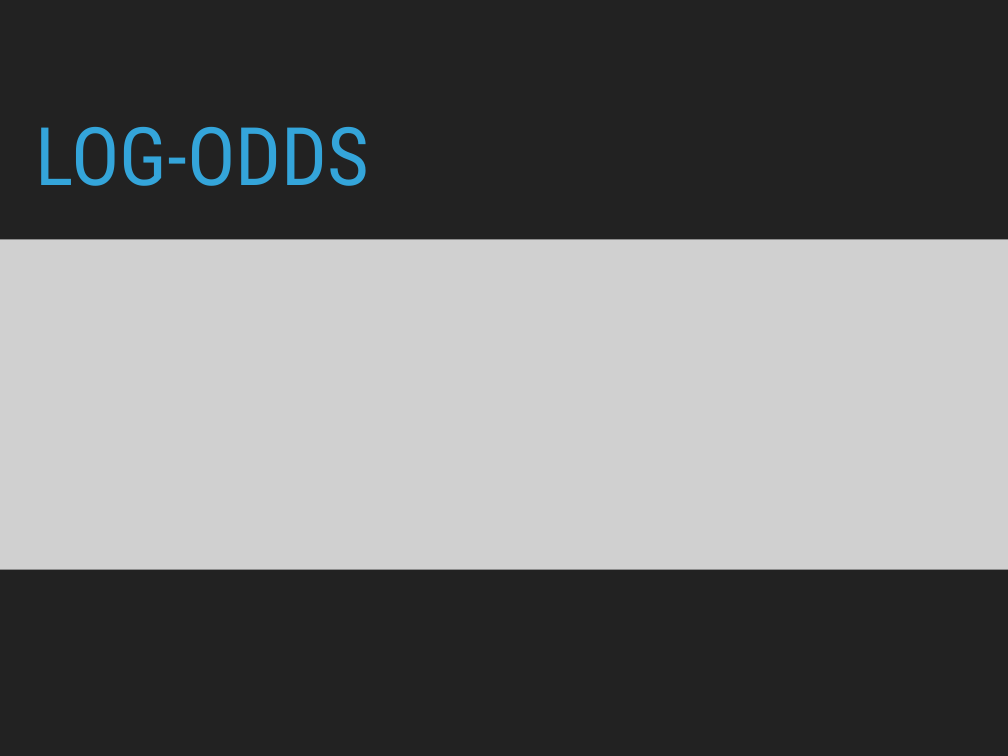
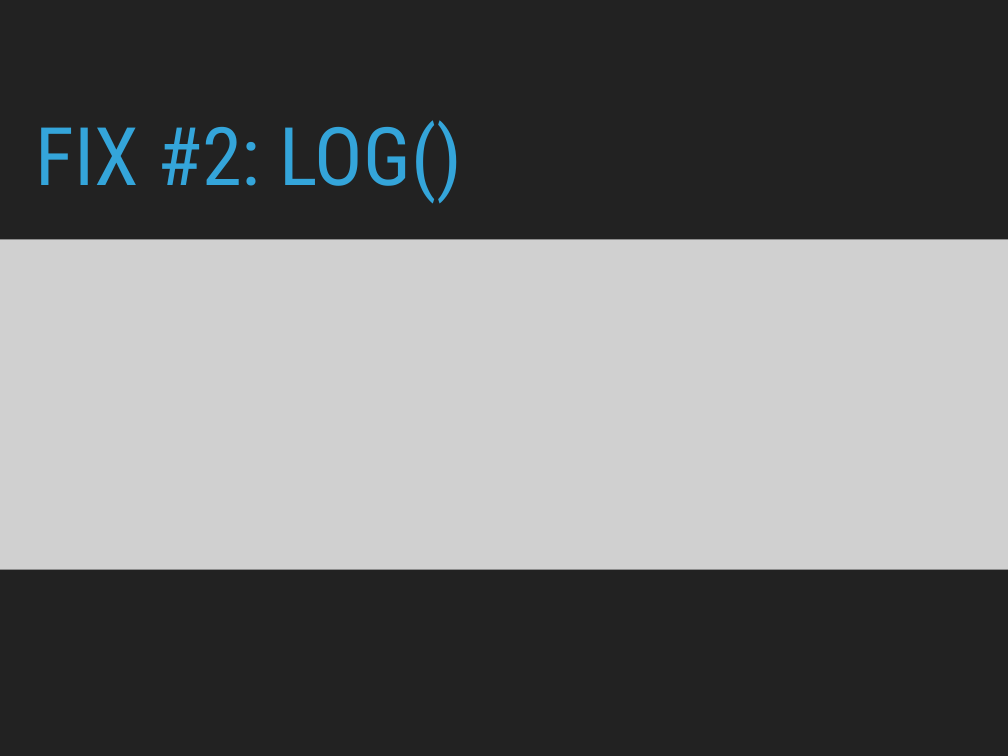
Before and after one commit to patricks1/noble-machine-learning, a slide deck: slide 12 of Session4/Session4_Slides.pptx (slide 11 before the commit). Drawn at 1008x756 pixels with LibreOffice and Linux fonts; fonts in the diff are those of the drawing; grey boxes stand for pictures. Boxes give left, top, right and bottom in pixels: in the first picture for what was removed or moved away, otherwise in the second. Text is boxed around its words. In the diff, an @@ line names an element or a change of style, - is before the commit and + after.

```diff
--- a/Session4/Session4_Slides.pptx
+++ b/Session4/Session4_Slides.pptx
@@ title at <box>35,120,462,204</box>: text changed @@
-LOG-ODDS
+FIX #2: LOG()
```
Also in this commit, not shown: 6 other slides changed, 1 slide added, 2 other files.
